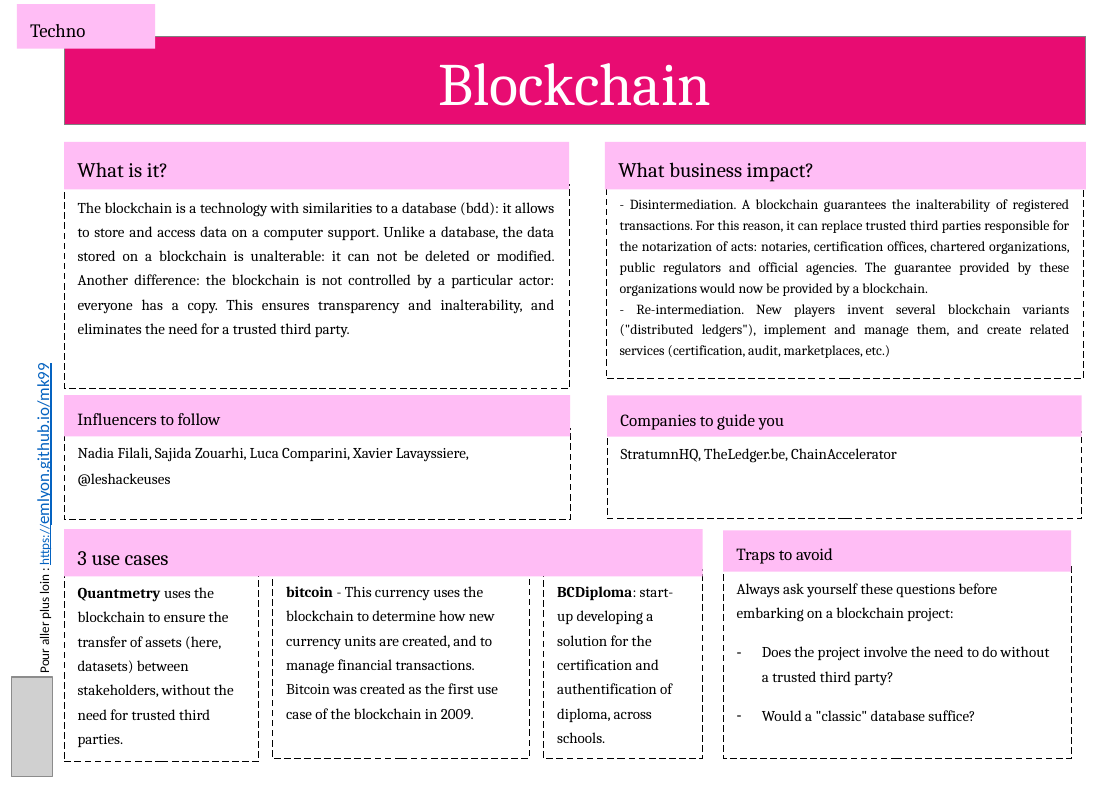
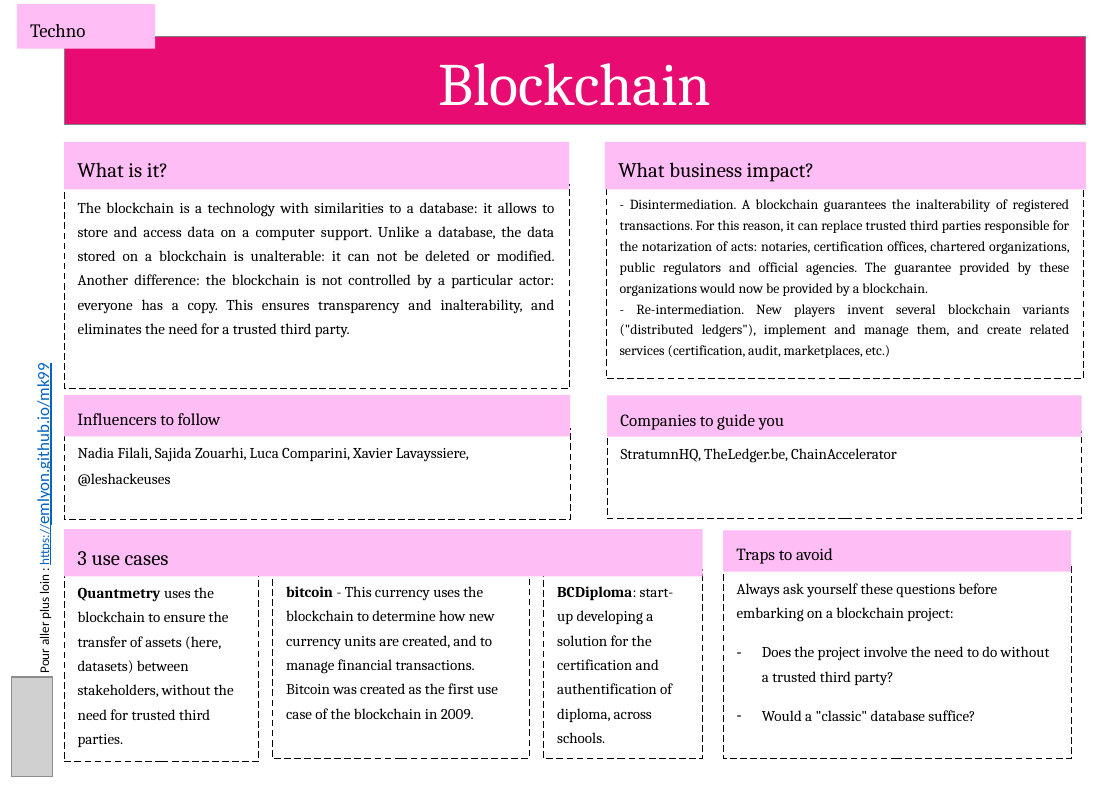
Before and after one commit to emlyon/chaire-implid, a slide deck: slide 11 of docs/content/en/cards-en.pptx. Drawn at 1120x797 pixels with LibreOffice and Linux fonts; fonts in the diff are those of the drawing; grey boxes stand for pictures. Boxes give left, top, right and bottom in pixels: in the first picture for what was removed or moved away, otherwise in the second. Text is boxed around its words. In the diff, an @@ line names an element or a change of style, - is before the commit and + after.

Commit message:
fixed typo in blockchain EN card

```diff
--- a/docs/content/en/cards-en.pptx
+++ b/docs/content/en/cards-en.pptx
@@ text in rectangle at <box>78,202,555,338</box>: text changed @@
-The blockchain is a technology with similarities to a database (bdd): it allows to store and access data on a computer support. Unlike a database, the data stored on a blockchain is unalterable: it can not be deleted or modified. Another difference: the blockchain is not controlled by a particular actor: everyone has a copy. This ensures transparency and inalterability, and eliminates the need for a trusted third party.
+The blockchain is a technology with similarities to a database: it allows to store and access data on a computer support. Unlike a database, the data stored on a blockchain is unalterable: it can not be deleted or modified. Another difference: the blockchain is not controlled by a particular actor: everyone has a copy. This ensures transparency and inalterability, and eliminates the need for a trusted third party.
```
Also in this commit, not shown: 13 other files.
